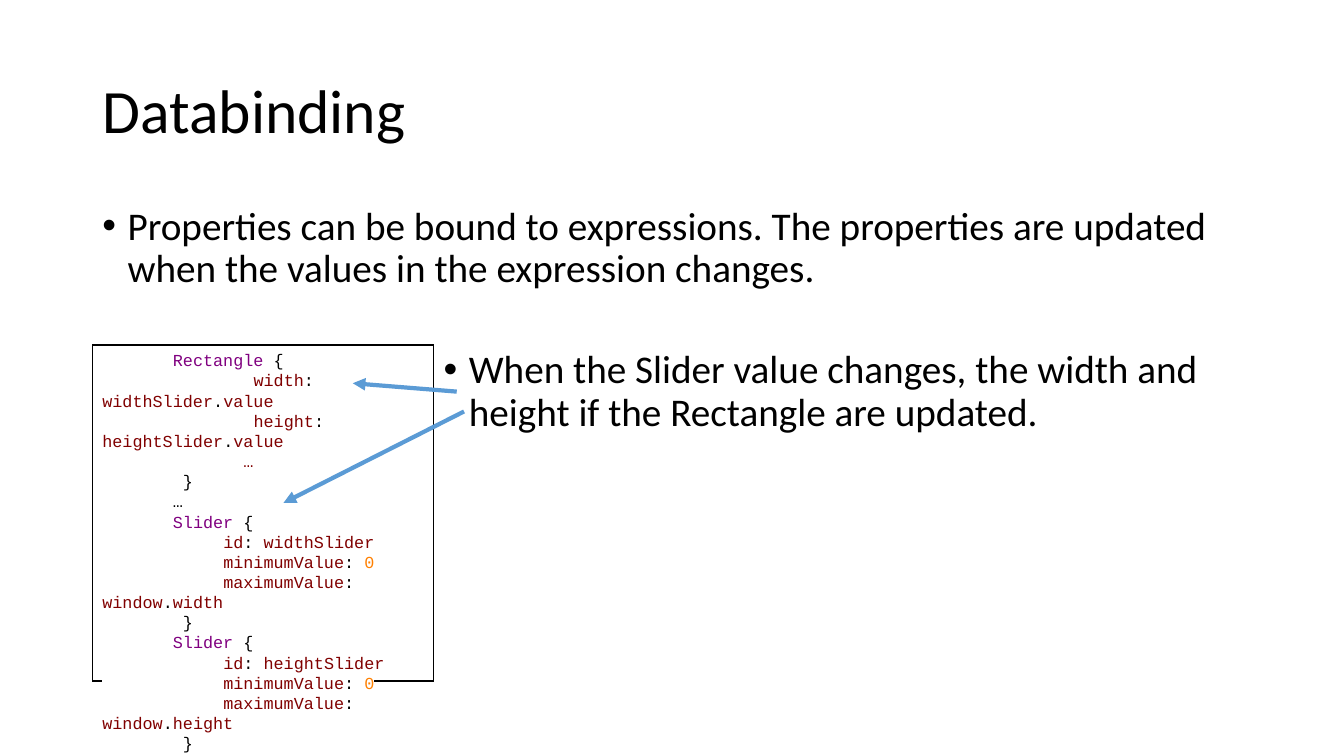
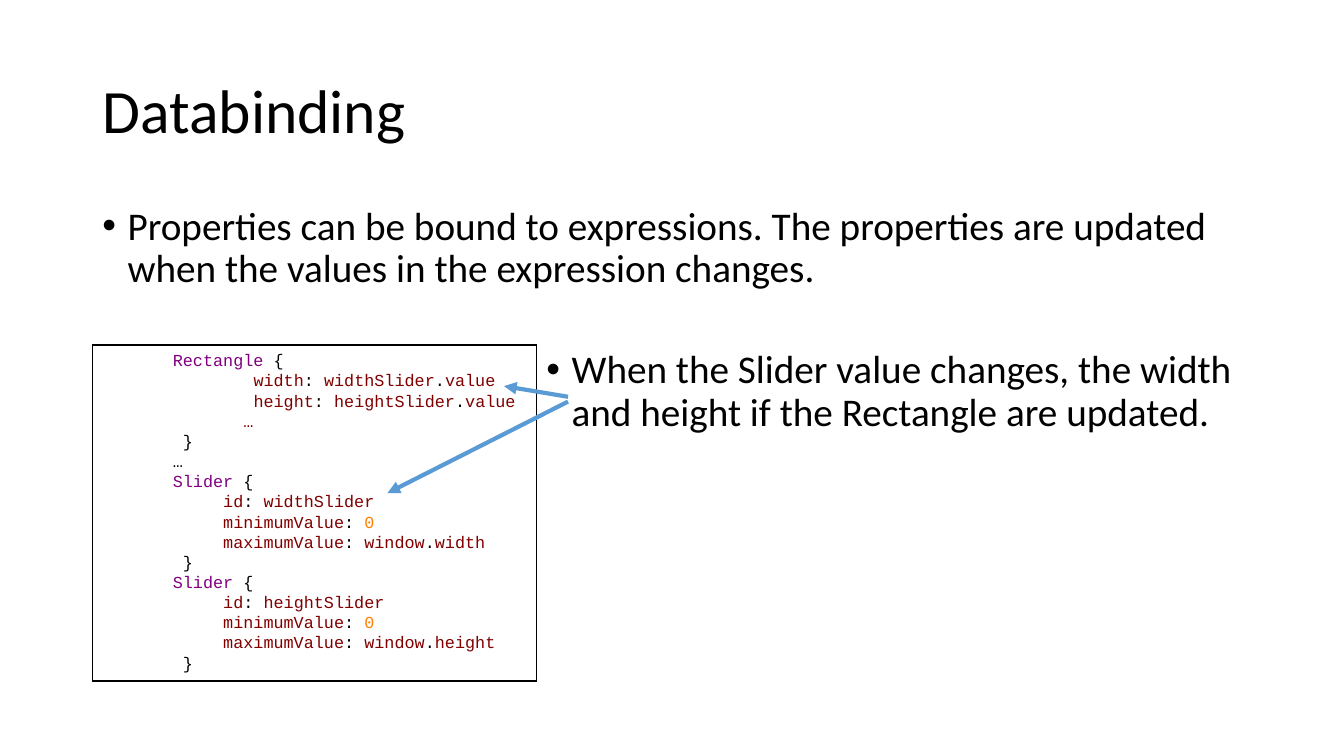
Before and after one commit to RudolfVonKrugstein/qml-presentation, a slide deck: slide 5 of Praesentation.pptx. Drawn at 1344x756 pixels with LibreOffice and Linux fonts; fonts in the diff are those of the drawing. Boxes give left, top, right and bottom in pixels: in the first picture for what was removed or moved away, otherwise in the second. Text is boxed around its words. In the diff, an @@ line names an element or a change of style, - is before the commit and + after.

```diff
--- a/Praesentation.pptx
+++ b/Praesentation.pptx
@@ rectangle "Rectangle {": place and size @@
-rectangle "Rectangle {" at (93, 345, 435, 681)
+rectangle "Rectangle {" at (93, 345, 537, 681)
@@ text "When the Slider value changes, ..." rewrapped from (469, 355, 1197, 433) to (572, 355, 1231, 433) @@
@@ arrow moved from (457, 392) - (353, 383) to (569, 397) - (504, 386) @@
@@ arrow moved from (464, 411) - (283, 503) to (569, 401) - (387, 493) @@
```
Also in this commit, not shown: 7 other slides changed.
